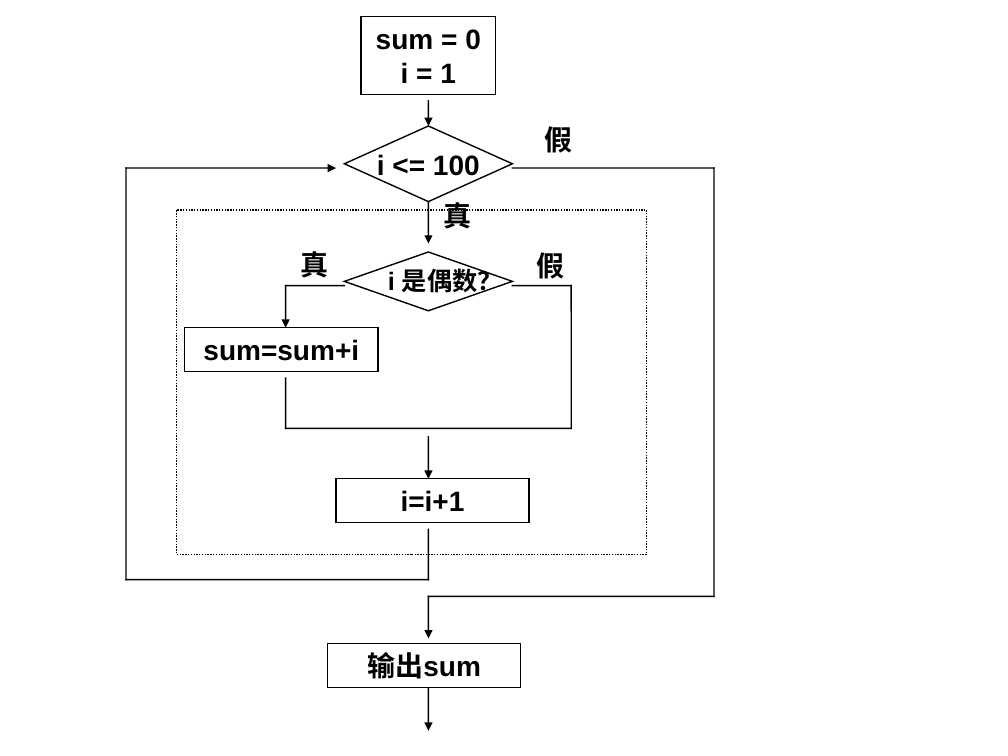
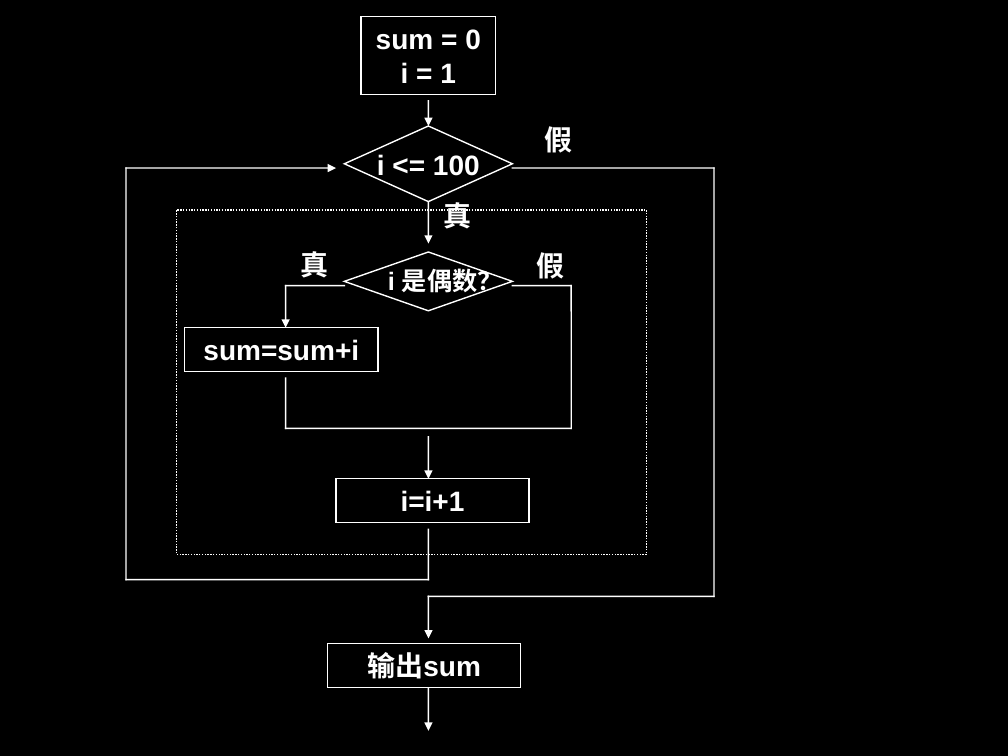
Before and after one commit to doubletao/ppt2img, a slide deck: slide 25 of PPT2Img/test.ppt. Drawn at 1008x756 pixels with LibreOffice and Linux fonts; fonts in the diff are those of the drawing. Boxes give left, top, right and bottom in pixels: in the first picture for what was removed or moved away, otherwise in the second. Text is boxed around its words. In the diff, an @@ line names an element or a change of style, - is before the commit and + after.

```diff
--- a/PPT2Img/test.ppt
+++ b/PPT2Img/test.ppt
@@ background #FFFFFF to #000000 @@
@@ arrow (428, 101) - (428, 126): stroke #000000 0.99 pt to #FFFFFF 0.99 pt @@
@@ text colour #000000 to #FFFFFF in 6 elements at [377,154,480,181], [388,264,503,296], [444,202,472,229], [301,251,329,278], [536,252,564,279], [545,126,573,153] @@
@@ diamond at [345,126,513,202]: outline #000000 0.99 pt to #FFFFFF 0.99 pt @@
@@ line (126, 580) - (126, 168): stroke #000000 0.99 pt to #FFFFFF 0.99 pt @@
@@ arrow (126, 168) - (336, 168): stroke #000000 0.99 pt to #FFFFFF 0.99 pt @@
@@ line (512, 168) - (714, 168): stroke #000000 0.99 pt to #FFFFFF 0.99 pt @@
@@ line (714, 168) - (714, 597): stroke #000000 0.99 pt to #FFFFFF 0.99 pt @@
@@ arrow (428, 202) - (428, 244): stroke #000000 0.99 pt to #FFFFFF 0.99 pt @@
@@ rectangle at [176,210,647,554]: outline #000000 0.99 pt dashed to #FFFFFF 0.99 pt dashed @@
@@ diamond at [345,252,513,310]: outline #000000 0.99 pt to #FFFFFF 0.99 pt @@
@@ line (285, 285) - (345, 285): stroke #000000 0.99 pt to #FFFFFF 0.99 pt @@
@@ arrow (285, 285) - (285, 328): stroke #000000 0.99 pt to #FFFFFF 0.99 pt @@
@@ line (512, 285) - (572, 285): stroke #000000 0.99 pt to #FFFFFF 0.99 pt @@
@@ line (572, 285) - (572, 428): stroke #000000 0.99 pt to #FFFFFF 0.99 pt @@
@@ line (285, 428) - (285, 378): stroke #000000 0.99 pt to #FFFFFF 0.99 pt @@
@@ line (285, 428) - (572, 428): stroke #000000 0.99 pt to #FFFFFF 0.99 pt @@
@@ arrow (428, 436) - (428, 479): stroke #000000 0.99 pt to #FFFFFF 0.99 pt @@
@@ line (428, 580) - (428, 529): stroke #000000 0.99 pt to #FFFFFF 0.99 pt @@
@@ line (126, 580) - (428, 580): stroke #000000 0.99 pt to #FFFFFF 0.99 pt @@
@@ line (428, 597) - (714, 597): stroke #000000 0.99 pt to #FFFFFF 0.99 pt @@
@@ arrow (428, 597) - (428, 638): stroke #000000 0.99 pt to #FFFFFF 0.99 pt @@
@@ text colour #000000 to #FFFFFF; outline #000000 0.99 pt to #FFFFFF 0.99 pt in 4 elements at [361,17,495,95], [184,328,378,372], [336,479,529,523], [328,644,521,688] @@
@@ arrow (428, 688) - (428, 731): stroke #000000 0.99 pt to #FFFFFF 0.99 pt @@
```
Also in this commit, not shown: 37 other slides changed, 1 other file.
